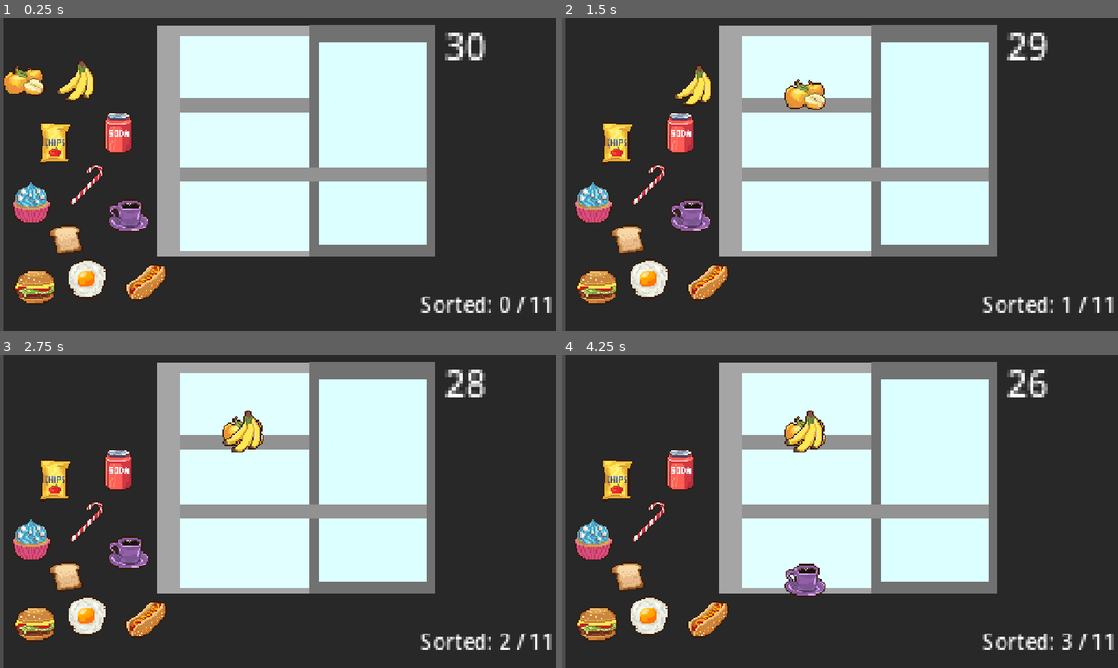
Above: before the commit, frames 1-4 (two rows, left to right).
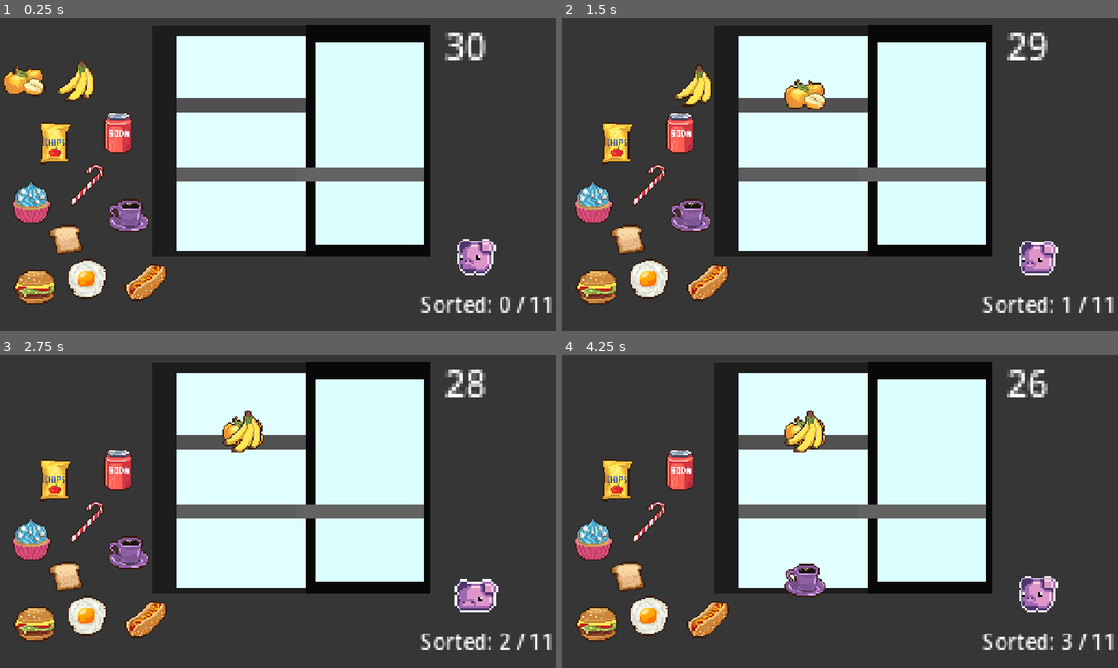
Above: after the commit, the same moments.

Repository: nataliavera6/iot-after-hours
Game: Godot game, scene res://Scenes/SnackRestock/snack_restock.tscn
The game is run twice, just before and just after one commit, with the same random seed, the same clock (stepped at 60 frames per second) and the same inputs. This scene is started directly instead of the project's main scene.
Inputs (mouse positions are in pixels of both pictures, inside the frame that each line leads up to):
- Up to frame 1 (0.25 s): no input
- Up to frame 2 (1.5 s): drag from (584, 80) to (806, 93) at 0.52 s; drag from (639, 80) to (806, 93) at 1.27 s
- Up to frame 3 (2.75 s): move the mouse to (55, 480) at 2.02 s; hold Right (right) from 2.03 s (still down); click (55, 480) at 2.17 s
- Up to frame 4 (4.25 s): release Right (right) at 2.75 s; drag from (678, 470) to (806, 502) at 2.77 s; drag from (689, 552) to (806, 580) at 3.52 s

The runs differ from the first frame. In frame 1, 13% of the frame differs, in the area x 28-90%, y 2-83%; in frame 2, 13%; in frame 3, 13%; in frame 4, 12%.

Commit message:
dummy details commit

Diff:
--- a/Scenes/SnackRestock/snack_restock.tscn
+++ b/Scenes/SnackRestock/snack_restock.tscn
@@ -12,6 +12,7 @@
 [ext_resource type="Texture2D" uid="uid://ooe4pg1w6fxq" path="res://assets/food icon pack 32x32/32x32 icons/Chips.png" id="14_alheq"]
 [ext_resource type="Texture2D" uid="uid://h0p3v1yvajv6" path="res://assets/food icon pack 32x32/32x32 icons/Hot dog.png" id="14_t2vxi"]
 [ext_resource type="Texture2D" uid="uid://b2klf2s6a48pf" path="res://assets/food icon pack 32x32/32x32 icons/Soda Can.png" id="15_t2vxi"]
+[ext_resource type="Texture2D" uid="uid://cbjms3wn00tso" path="res://assets/piggy_sheet.png" id="15_wf67d"]
 [ext_resource type="Texture2D" uid="uid://ckgub3cjagr5r" path="res://assets/food icon pack 32x32/32x32 icons/Coffee mug.png" id="16_pul1v"]
 [ext_resource type="Texture2D" uid="uid://c0exrlxus1x0l" path="res://assets/food icon pack 32x32/32x32 icons/Candy canes.png" id="17_hiawx"]
 
@@ -45,6 +46,49 @@
 
 [sub_resource type="RectangleShape2D" id="RectangleShape2D_ny2yn"]
 size = Vector2(26.666664, 23.333328)
+
+[sub_resource type="AtlasTexture" id="AtlasTexture_pul1v"]
+atlas = ExtResource("15_wf67d")
+region = Rect2(0, 0, 32, 32)
+
+[sub_resource type="AtlasTexture" id="AtlasTexture_hiawx"]
+atlas = ExtResource("15_wf67d")
+region = Rect2(32, 0, 32, 32)
+
+[sub_resource type="AtlasTexture" id="AtlasTexture_hwxrq"]
+atlas = ExtResource("15_wf67d")
+region = Rect2(64, 0, 32, 32)
+
+[sub_resource type="AtlasTexture" id="AtlasTexture_5qi2c"]
+atlas = ExtResource("15_wf67d")
+region = Rect2(96, 0, 32, 32)
+
+[sub_resource type="AtlasTexture" id="AtlasTexture_hvot4"]
+atlas = ExtResource("15_wf67d")
+region = Rect2(128, 0, 32, 32)
+
+[sub_resource type="SpriteFrames" id="SpriteFrames_6tu7v"]
+animations = [{
+"frames": [{
+"duration": 1.0,
+"texture": SubResource("AtlasTexture_pul1v")
+}, {
+"duration": 1.0,
+"texture": SubResource("AtlasTexture_hiawx")
+}, {
+"duration": 1.0,
+"texture": SubResource("AtlasTexture_hwxrq")
+}, {
+"duration": 1.0,
+"texture": SubResource("AtlasTexture_5qi2c")
+}, {
+"duration": 1.0,
+"texture": SubResource("AtlasTexture_hvot4")
+}],
+"loop": 1,
+"name": &"default",
+"speed": 5.0
+}]
 
 [node name="SnackRestock" type="CanvasLayer" unique_id=1110966314]
 script = ExtResource("1_24gfj")
@@ -53,12 +97,10 @@
 anchors_preset = 15
 anchor_right = 1.0
 anchor_bottom = 1.0
-offset_left = 8.0
-offset_right = 8.0
 grow_horizontal = 2
 grow_vertical = 2
 mouse_filter = 2
-color = Color(0.1584723, 0.15847233, 0.1584723, 1)
+color = Color(0.21050721, 0.21050721, 0.21050721, 1)
 
 [node name="Fridge" type="Control" parent="Rect" unique_id=2136000407]
 layout_mode = 1
@@ -89,7 +131,7 @@
 grow_horizontal = 2
 grow_vertical = 2
 mouse_filter = 2
-color = Color(0.646029, 0.646029, 0.646029, 1)
+color = Color(0.11304883, 0.11304883, 0.11304883, 1)
 
 [node name="ColorRect2" type="ColorRect" parent="Rect/Fridge" unique_id=780521634]
 layout_mode = 0
@@ -107,7 +149,7 @@
 offset_right = 464.0
 offset_bottom = 284.0
 mouse_filter = 2
-color = Color(0.44291073, 0.4429108, 0.4429106, 1)
+color = Color(0.033853278, 0.033853278, 0.033853274, 1)
 
 [node name="ColorRect4" type="ColorRect" parent="Rect/Fridge" unique_id=215907192]
 layout_mode = 0
@@ -125,7 +167,7 @@
 offset_right = 176.0
 offset_bottom = -48.0
 mouse_filter = 2
-color = Color(0.5709799, 0.5709799, 0.5709799, 1)
+color = Color(0.31616732, 0.31616735, 0.3161673, 1)
 
 [node name="ColorRect6" type="ColorRect" parent="Rect/Fridge" unique_id=1882368692]
 layout_mode = 0
@@ -134,7 +176,7 @@
 offset_right = 176.0
 offset_bottom = 112.0
 mouse_filter = 2
-color = Color(0.5709799, 0.5709799, 0.5709799, 1)
+color = Color(0.3647059, 0.3647059, 0.3647059, 1)
 
 [node name="ColorRect7" type="ColorRect" parent="Rect/Fridge" unique_id=721065966]
 layout_mode = 0
@@ -143,7 +185,7 @@
 offset_right = 448.0
 offset_bottom = 112.0
 mouse_filter = 2
-color = Color(0.5709799, 0.5709799, 0.5709799, 1)
+color = Color(0.3882353, 0.3882353, 0.3882353, 1)
 
 [node name="Timer" type="Timer" parent="." unique_id=96928126]
 wait_time = 30.0
@@ -350,4 +392,11 @@
 position = Vector2(0, 1.6666718)
 shape = SubResource("RectangleShape2D_ny2yn")
 
+[node name="Piggy" type="AnimatedSprite2D" parent="." unique_id=165258060]
+position = Vector2(1096, 512)
+scale = Vector2(5, 5)
+sprite_frames = SubResource("SpriteFrames_6tu7v")
+autoplay = "default"
+flip_h = true
+
 [connection signal="timeout" from="Timer" to="." method="_on_timer_timeout"]
Binary file added: assets/piggy_sheet.png
Not shown, added: assets/piggy_sheet.png.import
